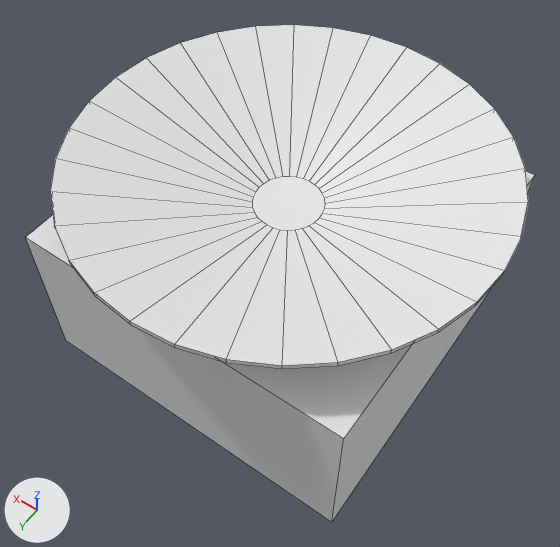
One commit to the Blender file 00_filestructure/01_Models/kn-taufbecken.blend: the scene before it, then after it.
Camera for both pictures: a 50 mm camera at (-3.32, 4.81, 6.25) aimed at (-0.07, 0.26, -0.89). Every picture has the same lights, and +X, +Y and +Z are marked at lower left. Mesh edges are drawn as thin lines.

The scene before the commit, as lines of its bpy script (objects in view):
```python
me_circle = bpy.data.meshes.new('Circle')
me_circle.from_pydata(...)  # 160 vertices, 130 faces; spans x -2.43..2.43, y -2.43..2.43, z 0.0..0.62
me_cube = bpy.data.meshes.new('Cube')
me_cube.from_pydata(...)  # a box spanning x -1.0..1.0, y -1.0..1.0, z -1.0..1.0
ob_cube = bpy.data.objects.new('Cube', me_cube)
ob_cube.location = (0.0, 0.0, -1.0)
ob_cube.scale = (2.0, 2.0, 1.0)
ob_kn_taufbecken = bpy.data.objects.new('kn-taufbecken', me_circle)
ob_kn_taufbecken.location = (0.0, 0.0, 0.0)
```
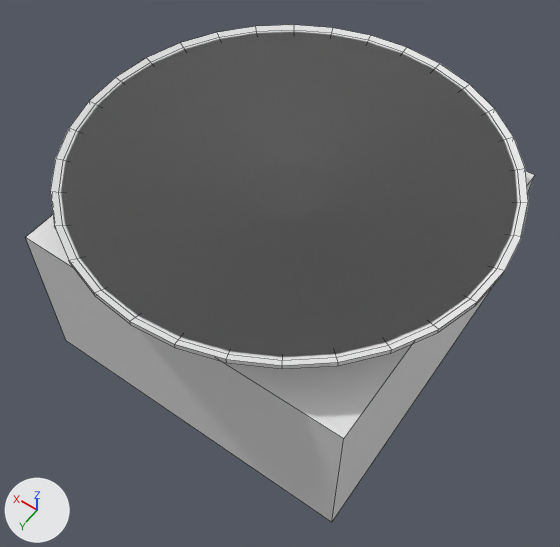
Commit message: Wasser ins Taufbecken. Muss in den meisten Shots ausgeblendet werden!

Where the change shows, as pixel boxes [x1, y1, x2, y2] in the pictures (560 x 547 px):
'Wasser', added
    after: [61, 31, 518, 357]
'kn-taufbecken', unchanged, covered by the edit
    both: [50, 25, 528, 369]

Diff of the bpy script that builds the scene:
```diff
--- a/00_filestructure/01_Models/kn-taufbecken.blend.py
+++ b/00_filestructure/01_Models/kn-taufbecken.blend.py
@@ mat_kn_waterclear @@
+mat_kn_waterclear = bpy.data.materials.new('kn-waterclear')
+# nodes: BsdfAnisotropic, BsdfRefraction, MixShader, OutputMaterial
+# colours: white #e7e7e7
@@ me_circle_001 @@
+me_circle_001.from_pydata(...)  # 32 vertices, 1 face; spans x -1.0..1.0, y -1.0..1.0, z 0.0
+me_circle_001.materials.append(mat_kn_waterclear)
@@ ob_wasser @@
+ob_wasser = bpy.data.objects.new('Wasser', me_circle_001)
+ob_wasser.location = (0.0, 0.0, 0.6)
+ob_wasser.scale = (2.36, 2.36, 2.36)
```
